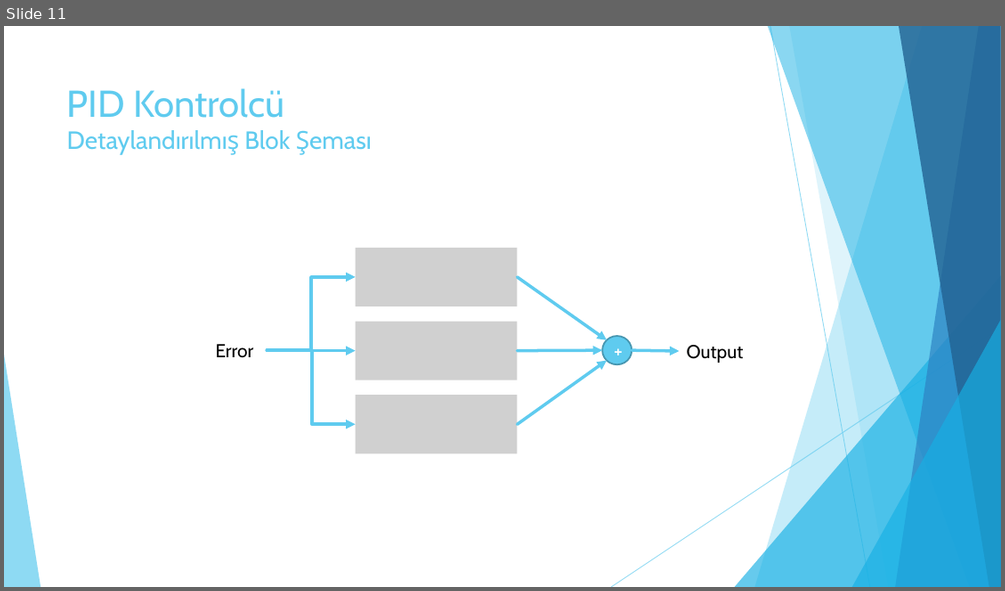
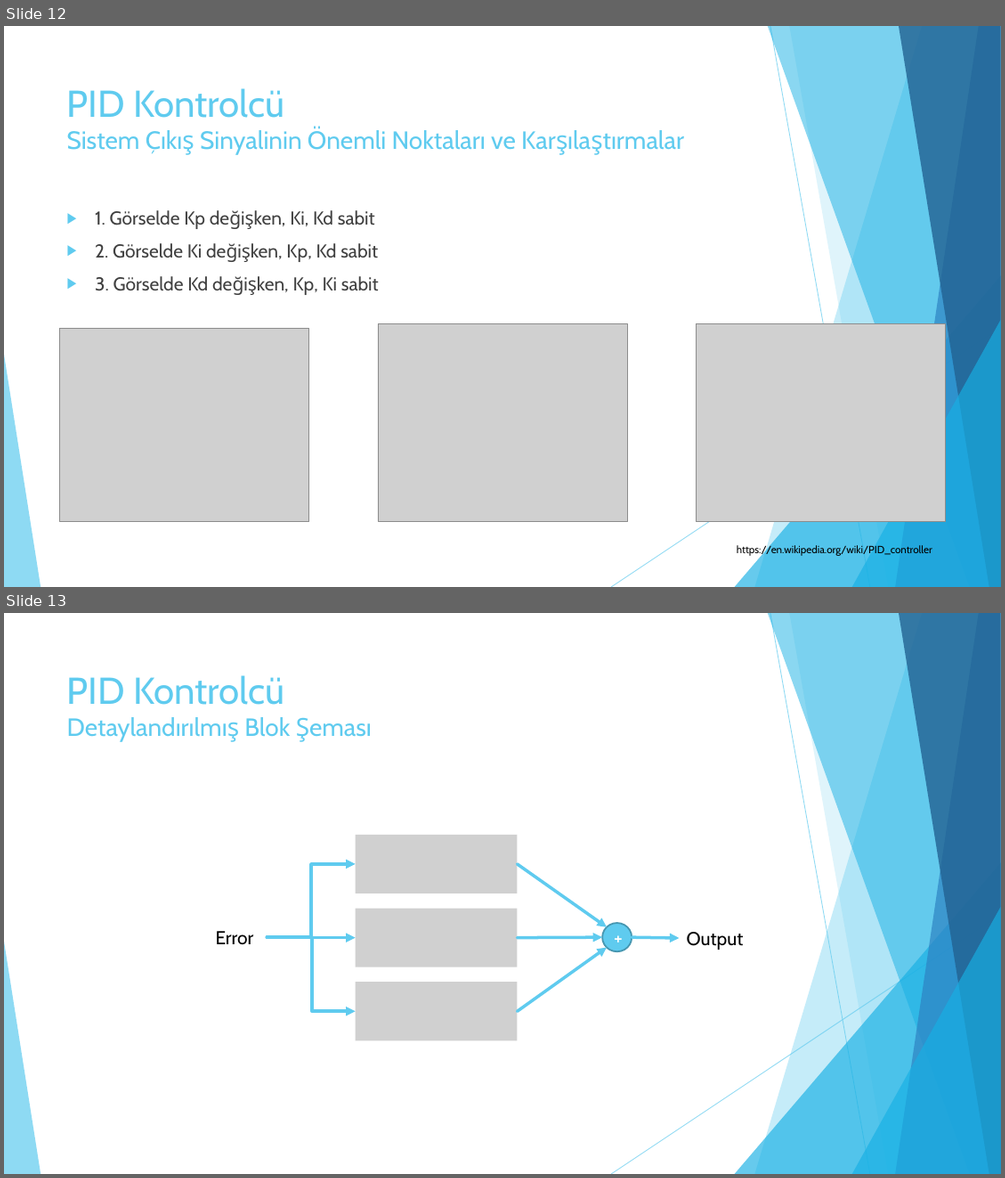
Before and after one commit to enginsubasi/Udemy_STM32, a slide deck: docs/Sunumlar/PIDKontrolcu.pptx. Shown one above the other, each under a label of ours: slide 11 before the commit, slides 12 and 13 after it. The pictures are 1005x591 and 1005x1178 pixels, drawn with LibreOffice and Linux fonts; fonts in the diff are those of the drawing; grey boxes stand for pictures. Boxes give left, top, right and bottom in pixels: in the first picture for what was removed or moved away, otherwise in the second. Text is boxed around its words. In the diff, an @@ line names an element or a change of style, - is before the commit and + after.

```diff
--- a/docs/Sunumlar/PIDKontrolcu.pptx
+++ b/docs/Sunumlar/PIDKontrolcu.pptx
@@ slide 12 added at [4,26,1001,587], background #FFFFFF; not listed: 10 template elements that a slide beside it also shows @@
@@ title added at [67,88,516,155], 24 pt, text #5FCBEF @@
+PID Kontrolcü
+Sistem Çıkış Sinyalinin Önemli Noktaları ve Karşılaştırmalar
@@ text added at [95,210,379,295], 18 pt, text #404040 @@
+▶ 1. Görselde Kp değişken, Ki, Kd sabit
+▶ 2. Görselde Ki değişken, Kp, Kd sabit
+▶ 3. Görselde Kd değişken, Kp, Ki sabit
@@ picture added at [59,328,308,521] @@
@@ picture added at [378,323,627,521] @@
@@ picture added at [696,323,946,521] @@
@@ text added at [736,544,932,556], 10 pt, text #000000 @@
+https://en.wikipedia.org/wiki/PID_controller
@@ what was slide 11 is now slide 13 @@
```
Also in this commit, not shown: 4 slides changed, 1 other slide added.
